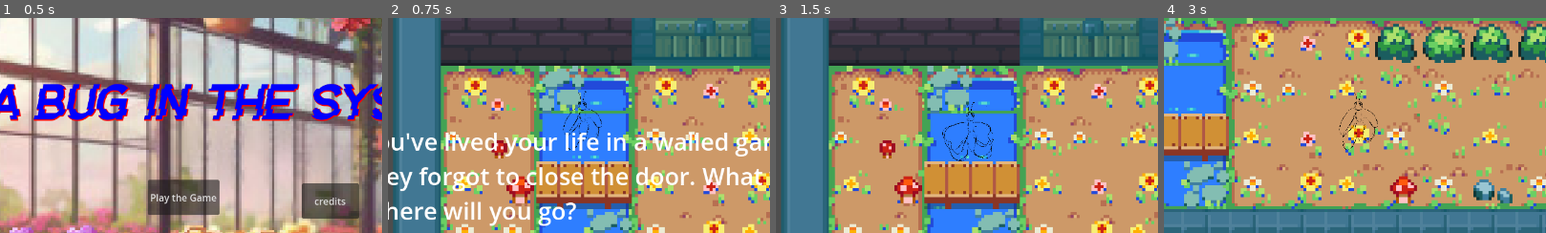
Above: before the commit, frames 1-4 (left to right).
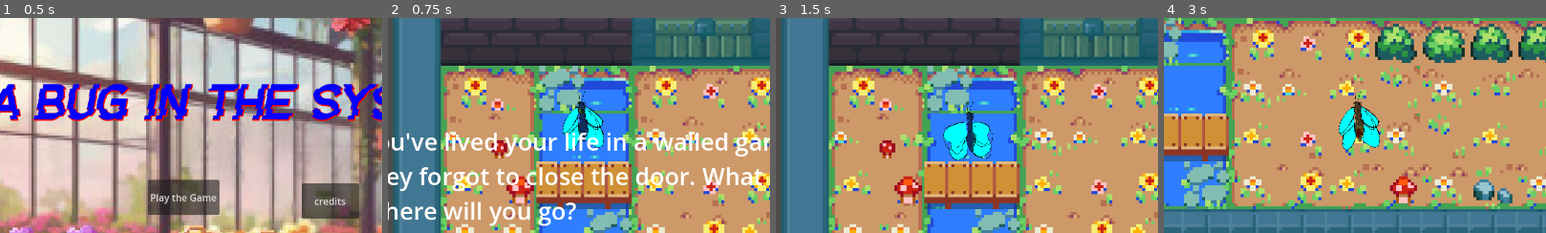
Above: after the commit, the same moments.

Repository: Firewheelstudio/Glitch-Maze-Escape
Game: Godot game, scene res://Scenes/start_menu.tscn
The game is run twice, just before and just after one commit, with the same random seed, the same clock (stepped at 60 frames per second) and the same inputs. The engine's default icon, where the game draws it, is replaced by a stand-in: a white triangle on a blue panel in a dark square.
Inputs:
- Up to frame 1 (0.5 s): no input
- Up to frame 2 (0.75 s): click "Play the Game" at 0.5 s
- Up to frame 3 (1.5 s): click "Interesting.." at 1.25 s
- Up to frame 4 (3 s): tap Enter at 2 s; hold D (move_right) 2.03-2.78 s; hold S (move_down) from 2.78 s (still down)
The pictures show only the part of the screen within x 25-75%, y 19-69%; the shares and areas given below are measured in that part.

Frame 1 is identical in both runs. In frame 2, 1.5% of the frame differs, in the area x 45-57%, y 33-62%; in frame 3, 1.9%, in the area x 43-57%, y 38-67%; in frame 4, 1.7%.

Commit message:
added color... thats it

Diff:
--- a/boundaries/Scenes/player.tscn
+++ b/boundaries/Scenes/player.tscn
@@ -11,147 +11,147 @@
 [sub_resource type="RectangleShape2D" id="RectangleShape2D_8vng2"]
 size = Vector2(58, 97)
 
-[sub_resource type="AtlasTexture" id="AtlasTexture_8cdnf"]
+[sub_resource type="AtlasTexture" id="AtlasTexture_kopjj"]
 atlas = ExtResource("2_lxy7u")
 region = Rect2(0, 0, 599, 712)
 
-[sub_resource type="AtlasTexture" id="AtlasTexture_bc1ov"]
+[sub_resource type="AtlasTexture" id="AtlasTexture_p0odd"]
 atlas = ExtResource("2_lxy7u")
 region = Rect2(599, 0, 599, 712)
 
-[sub_resource type="AtlasTexture" id="AtlasTexture_41iyp"]
+[sub_resource type="AtlasTexture" id="AtlasTexture_ddun8"]
 atlas = ExtResource("2_lxy7u")
 region = Rect2(1198, 0, 599, 712)
 
-[sub_resource type="AtlasTexture" id="AtlasTexture_r3m7v"]
+[sub_resource type="AtlasTexture" id="AtlasTexture_8rui4"]
 atlas = ExtResource("2_lxy7u")
 region = Rect2(0, 712, 599, 712)
 
-[sub_resource type="AtlasTexture" id="AtlasTexture_alw0s"]
+[sub_resource type="AtlasTexture" id="AtlasTexture_1c5f5"]
 atlas = ExtResource("2_lxy7u")
 region = Rect2(599, 712, 599, 712)
 
-[sub_resource type="AtlasTexture" id="AtlasTexture_ws0ts"]
+[sub_resource type="AtlasTexture" id="AtlasTexture_ny0s5"]
 atlas = ExtResource("2_lxy7u")
 region = Rect2(1198, 712, 599, 712)
 
-[sub_resource type="AtlasTexture" id="AtlasTexture_fahyx"]
+[sub_resource type="AtlasTexture" id="AtlasTexture_ueu8s"]
 atlas = ExtResource("3_4qy6q")
 region = Rect2(0, 0, 567, 713)
 
-[sub_resource type="AtlasTexture" id="AtlasTexture_eaf1w"]
+[sub_resource type="AtlasTexture" id="AtlasTexture_1py0t"]
 atlas = ExtResource("3_4qy6q")
 region = Rect2(567, 0, 567, 713)
 
-[sub_resource type="AtlasTexture" id="AtlasTexture_1rpf0"]
+[sub_resource type="AtlasTexture" id="AtlasTexture_61mbl"]
 atlas = ExtResource("3_4qy6q")
 region = Rect2(1134, 0, 567, 713)
 
-[sub_resource type="AtlasTexture" id="AtlasTexture_7c1ma"]
+[sub_resource type="AtlasTexture" id="AtlasTexture_hciv2"]
 atlas = ExtResource("3_4qy6q")
 region = Rect2(0, 713, 567, 713)
 
-[sub_resource type="AtlasTexture" id="AtlasTexture_0xegk"]
+[sub_resource type="AtlasTexture" id="AtlasTexture_g5n2f"]
 atlas = ExtResource("3_4qy6q")
 region = Rect2(567, 713, 567, 713)
 
-[sub_resource type="AtlasTexture" id="AtlasTexture_pea2m"]
+[sub_resource type="AtlasTexture" id="AtlasTexture_e7mn8"]
 atlas = ExtResource("3_4qy6q")
 region = Rect2(1134, 713, 567, 713)
 
-[sub_resource type="AtlasTexture" id="AtlasTexture_6hi5j"]
-atlas = ExtResource("2_hjl5o")
-region = Rect2(0, 0, 626, 888)
-
-[sub_resource type="AtlasTexture" id="AtlasTexture_u2mh6"]
-atlas = ExtResource("2_hjl5o")
-region = Rect2(626, 0, 626, 888)
-
-[sub_resource type="AtlasTexture" id="AtlasTexture_ggjca"]
-atlas = ExtResource("2_hjl5o")
-region = Rect2(1252, 0, 626, 888)
-
-[sub_resource type="AtlasTexture" id="AtlasTexture_s2dmu"]
-atlas = ExtResource("2_hjl5o")
-region = Rect2(0, 888, 626, 888)
-
-[sub_resource type="AtlasTexture" id="AtlasTexture_lpoqp"]
-atlas = ExtResource("2_hjl5o")
-region = Rect2(626, 888, 626, 888)
-
-[sub_resource type="AtlasTexture" id="AtlasTexture_dydkc"]
-atlas = ExtResource("2_hjl5o")
-region = Rect2(1252, 888, 626, 888)
-
-[sub_resource type="AtlasTexture" id="AtlasTexture_lh51j"]
-atlas = ExtResource("3_wmhu2")
-region = Rect2(0, 0, 626, 888)
-
-[sub_resource type="AtlasTexture" id="AtlasTexture_073rb"]
-atlas = ExtResource("3_wmhu2")
-region = Rect2(626, 0, 626, 888)
-
-[sub_resource type="AtlasTexture" id="AtlasTexture_ntq84"]
-atlas = ExtResource("3_wmhu2")
-region = Rect2(1252, 0, 626, 888)
-
-[sub_resource type="AtlasTexture" id="AtlasTexture_emml1"]
-atlas = ExtResource("3_wmhu2")
-region = Rect2(0, 888, 626, 888)
-
-[sub_resource type="AtlasTexture" id="AtlasTexture_4ij7a"]
-atlas = ExtResource("3_wmhu2")
-region = Rect2(626, 888, 626, 888)
-
-[sub_resource type="AtlasTexture" id="AtlasTexture_hhs4h"]
-atlas = ExtResource("3_wmhu2")
-region = Rect2(1252, 888, 626, 888)
-
-[sub_resource type="AtlasTexture" id="AtlasTexture_8ab1t"]
-atlas = ExtResource("4_xb8io")
-region = Rect2(0, 0, 613, 852)
-
-[sub_resource type="AtlasTexture" id="AtlasTexture_p2egp"]
-atlas = ExtResource("4_xb8io")
-region = Rect2(613, 0, 613, 852)
-
-[sub_resource type="AtlasTexture" id="AtlasTexture_d3xp2"]
-atlas = ExtResource("4_xb8io")
-region = Rect2(1226, 0, 613, 852)
-
-[sub_resource type="AtlasTexture" id="AtlasTexture_vl4lf"]
-atlas = ExtResource("4_xb8io")
-region = Rect2(1226, 852, 613, 852)
-
-[sub_resource type="AtlasTexture" id="AtlasTexture_fovqk"]
-atlas = ExtResource("4_xb8io")
-region = Rect2(613, 852, 613, 852)
-
-[sub_resource type="AtlasTexture" id="AtlasTexture_ta5fn"]
-atlas = ExtResource("4_xb8io")
-region = Rect2(0, 852, 613, 852)
-
-[sub_resource type="AtlasTexture" id="AtlasTexture_0h42h"]
+[sub_resource type="AtlasTexture" id="AtlasTexture_ucnil"]
+atlas = ExtResource("2_hjl5o")
+region = Rect2(0, 0, 611, 865)
+
+[sub_resource type="AtlasTexture" id="AtlasTexture_se8jj"]
+atlas = ExtResource("2_hjl5o")
+region = Rect2(611, 0, 611, 865)
+
+[sub_resource type="AtlasTexture" id="AtlasTexture_s32lq"]
+atlas = ExtResource("2_hjl5o")
+region = Rect2(1222, 0, 611, 865)
+
+[sub_resource type="AtlasTexture" id="AtlasTexture_k018d"]
+atlas = ExtResource("2_hjl5o")
+region = Rect2(0, 865, 611, 865)
+
+[sub_resource type="AtlasTexture" id="AtlasTexture_thaf1"]
+atlas = ExtResource("2_hjl5o")
+region = Rect2(611, 865, 611, 865)
+
+[sub_resource type="AtlasTexture" id="AtlasTexture_13cyv"]
+atlas = ExtResource("2_hjl5o")
+region = Rect2(1222, 865, 611, 865)
+
+[sub_resource type="AtlasTexture" id="AtlasTexture_rjx0v"]
+atlas = ExtResource("3_wmhu2")
+region = Rect2(0, 0, 611, 865)
+
+[sub_resource type="AtlasTexture" id="AtlasTexture_cs7fy"]
+atlas = ExtResource("3_wmhu2")
+region = Rect2(611, 0, 611, 865)
+
+[sub_resource type="AtlasTexture" id="AtlasTexture_jdsv5"]
+atlas = ExtResource("3_wmhu2")
+region = Rect2(1222, 0, 611, 865)
+
+[sub_resource type="AtlasTexture" id="AtlasTexture_i8jgp"]
+atlas = ExtResource("3_wmhu2")
+region = Rect2(0, 865, 611, 865)
+
+[sub_resource type="AtlasTexture" id="AtlasTexture_xqct4"]
+atlas = ExtResource("3_wmhu2")
+region = Rect2(611, 865, 611, 865)
+
+[sub_resource type="AtlasTexture" id="AtlasTexture_o7af7"]
+atlas = ExtResource("3_wmhu2")
+region = Rect2(1222, 865, 611, 865)
+
+[sub_resource type="AtlasTexture" id="AtlasTexture_hk5qu"]
+atlas = ExtResource("4_xb8io")
+region = Rect2(0, 0, 530, 767)
+
+[sub_resource type="AtlasTexture" id="AtlasTexture_fdxi8"]
+atlas = ExtResource("4_xb8io")
+region = Rect2(530, 0, 530, 767)
+
+[sub_resource type="AtlasTexture" id="AtlasTexture_2a11u"]
+atlas = ExtResource("4_xb8io")
+region = Rect2(1060, 0, 530, 767)
+
+[sub_resource type="AtlasTexture" id="AtlasTexture_ngay0"]
+atlas = ExtResource("4_xb8io")
+region = Rect2(0, 767, 530, 767)
+
+[sub_resource type="AtlasTexture" id="AtlasTexture_nvvhh"]
+atlas = ExtResource("4_xb8io")
+region = Rect2(530, 767, 530, 767)
+
+[sub_resource type="AtlasTexture" id="AtlasTexture_pb10q"]
+atlas = ExtResource("4_xb8io")
+region = Rect2(1060, 767, 530, 767)
+
+[sub_resource type="AtlasTexture" id="AtlasTexture_4h33l"]
 atlas = ExtResource("5_xiyim")
 region = Rect2(0, 0, 584, 754)
 
-[sub_resource type="AtlasTexture" id="AtlasTexture_fknfx"]
+[sub_resource type="AtlasTexture" id="AtlasTexture_us6n3"]
 atlas = ExtResource("5_xiyim")
 region = Rect2(584, 0, 584, 754)
 
-[sub_resource type="AtlasTexture" id="AtlasTexture_xl1tb"]
+[sub_resource type="AtlasTexture" id="AtlasTexture_m4qb3"]
 atlas = ExtResource("5_xiyim")
 region = Rect2(1168, 0, 584, 754)
 
-[sub_resource type="AtlasTexture" id="AtlasTexture_18cto"]
+[sub_resource type="AtlasTexture" id="AtlasTexture_hgk3v"]
 atlas = ExtResource("5_xiyim")
 region = Rect2(0, 754, 584, 754)
 
-[sub_resource type="AtlasTexture" id="AtlasTexture_8utx4"]
+[sub_resource type="AtlasTexture" id="AtlasTexture_waebl"]
 atlas = ExtResource("5_xiyim")
 region = Rect2(584, 754, 584, 754)
 
-[sub_resource type="AtlasTexture" id="AtlasTexture_gnxmx"]
+[sub_resource type="AtlasTexture" id="AtlasTexture_0bemh"]
 atlas = ExtResource("5_xiyim")
 region = Rect2(1168, 754, 584, 754)
 
@@ -205,22 +205,22 @@
 }, {
 "frames": [{
 "duration": 1.0,
-"texture": SubResource("AtlasTexture_6hi5j")
-}, {
-"duration": 1.0,
-"texture": SubResource("AtlasTexture_u2mh6")
-}, {
-"duration": 1.0,
-"texture": SubResource("AtlasTexture_ggjca")
-}, {
-"duration": 1.0,
-"texture": SubResource("AtlasTexture_s2dmu")
-}, {
-"duration": 1.0,
-"texture": SubResource("AtlasTexture_lpoqp")
-}, {
-"duration": 1.0,
-"texture": SubResource("AtlasTexture_dydkc")
+"texture": SubResource("AtlasTexture_ucnil")
+}, {
+"duration": 1.0,
+"texture": SubResource("AtlasTexture_se8jj")
+}, {
+"duration": 1.0,
+"texture": SubResource("AtlasTexture_s32lq")
+}, {
+"duration": 1.0,
+"texture": SubResource("AtlasTexture_k018d")
+}, {
+"duration": 1.0,
+"texture": SubResource("AtlasTexture_thaf1")
+}, {
+"duration": 1.0,
+"texture": SubResource("AtlasTexture_13cyv")
 }],
 "loop": true,
 "name": &"front_idle",
@@ -228,22 +228,22 @@
 }, {
 "frames": [{
 "duration": 1.0,
-"texture": SubResource("AtlasTexture_lh51j")
-}, {
-"duration": 1.0,
-"texture": SubResource("AtlasTexture_073rb")
-}, {
-"duration": 1.0,
-"texture": SubResource("AtlasTexture_ntq84")
-}, {
-"duration": 1.0,
-"texture": SubResource("AtlasTexture_emml1")
-}, {
-"duration": 1.0,
-"texture": SubResource("AtlasTexture_4ij7a")
-}, {
-"duration": 1.0,
-"texture": SubResource("AtlasTexture_hhs4h")
+"texture": SubResource("AtlasTexture_rjx0v")
+}, {
+"duration": 1.0,
+"texture": SubResource("AtlasTexture_cs7fy")
+}, {
+"duration": 1.0,
+"texture": SubResource("AtlasTexture_jdsv5")
+}, {
+"duration": 1.0,
+"texture": SubResource("AtlasTexture_i8jgp")
+}, {
+"duration": 1.0,
+"texture": SubResource("AtlasTexture_xqct4")
+}, {
+"duration": 1.0,
+"texture": SubResource("AtlasTexture_o7af7")
 }],
 "loop": true,
 "name": &"front_walk",
@@ -251,22 +251,22 @@
 }, {
 "frames": [{
 "duration": 1.0,
-"texture": SubResource("AtlasTexture_8ab1t")
-}, {
-"duration": 1.0,
-"texture": SubResource("AtlasTexture_p2egp")
-}, {
-"duration": 1.0,
-"texture": SubResource("AtlasTexture_d3xp2")
-}, {
-"duration": 1.0,
-"texture": SubResource("AtlasTexture_vl4lf")
-}, {
-"duration": 1.0,
-"texture": SubResource("AtlasTexture_fovqk")
-}, {
-"duration": 1.0,
-"texture": SubResource("AtlasTexture_ta5fn")
+"texture": SubResource("AtlasTexture_hk5qu")
+}, {
+"duration": 1.0,
+"texture": SubResource("AtlasTexture_fdxi8")
+}, {
+"duration": 1.0,
+"texture": SubResource("AtlasTexture_2a11u")
+}, {
+"duration": 1.0,
+"texture": SubResource("AtlasTexture_ngay0")
+}, {
+"duration": 1.0,
+"texture": SubResource("AtlasTexture_nvvhh")
+}, {
+"duration": 1.0,
+"texture": SubResource("AtlasTexture_pb10q")
 }],
 "loop": true,
 "name": &"side_idle",
@@ -307,5 +307,5 @@
 position = Vector2(-12, -2)
 scale = Vector2(0.273973, 0.273973)
 sprite_frames = SubResource("SpriteFrames_sy8s6")
-animation = &"back_walk"
+animation = &"side_walk"
 autoplay = "front_idle"
Not shown: 3 places in boundaries/Scenes/player.tscn that only renumber resources
Binary file changed: boundaries/butterfly sprite/blu butterfly concept_back_idle.png
Binary file changed: boundaries/butterfly sprite/blu butterfly concept_back_walk.png
Binary file changed: boundaries/butterfly sprite/blu butterfly concept_front_idle.png
Binary file changed: boundaries/butterfly sprite/blu butterfly concept_front_move.png
Binary file changed: boundaries/butterfly sprite/blu butterfly concept_side_idle.png
Binary file changed: boundaries/butterfly sprite/blu butterfly concept_side_move.png
